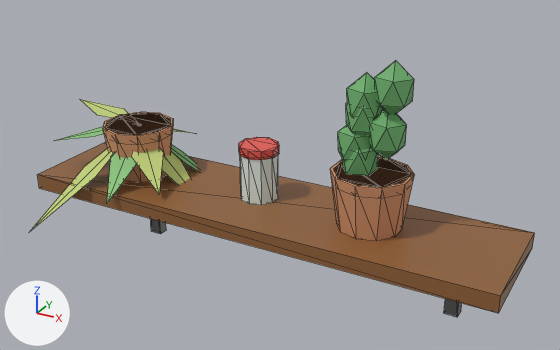
The glTF model assets/models/apartment/wall_shelf_plants.glb as it was, and as the next commit left it.
Camera for both pictures: a camera (50 mm lens) standing at (0.631, -1.207, 0.636) and looking at (0.025, -0.104, 0.084). The axes (+X, +Y, +Z) are drawn at lower left. The lights are the same throughout. The first picture is the older version. Mesh edges are drawn as thin lines. Vertices at exactly the same position are counted once.

Names of what the first picture shows: 'wall_shelf_plants'.
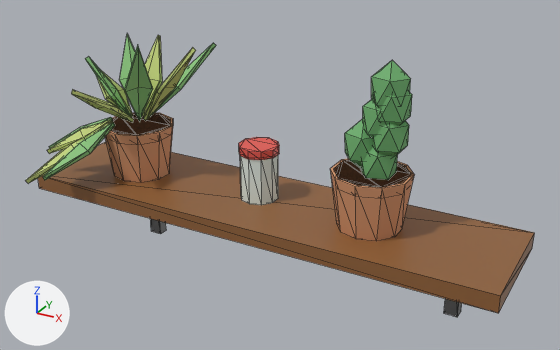
What differs and where, as boxes [x1, y1, x2, y2] in the pictures (560 x 350 px; the box of a moved part takes in the faces that stretch with it):
```json
{"object": "wall_shelf_plants", "change": "reshaped", "before": [30, 60, 534, 317], "after": [26, 34, 534, 317], "on screen": "10% taller"}
{"part": 1, "of": "me_cube_012", "change": "moved or reshaped", "before": [342, 147, 378, 176], "after": [361, 147, 398, 180]}
{"part": 2, "of": "me_cube_012", "change": "moved or reshaped", "before": [338, 124, 371, 161], "after": [345, 119, 373, 169]}
{"part": 3, "of": "me_cube_012", "change": "moved or reshaped", "before": [369, 110, 407, 160], "after": [372, 121, 409, 157]}
{"part": 4, "of": "me_cube_012", "change": "moved or reshaped", "before": [346, 102, 384, 137], "after": [363, 99, 387, 138]}
{"part": 5, "of": "me_cube_012", "change": "moved or reshaped", "before": [375, 60, 414, 115], "after": [373, 91, 412, 125]}
{"part": 6, "of": "me_cube_012", "change": "moved or reshaped", "before": [347, 72, 381, 119], "after": [371, 60, 411, 107]}
{"part": 7, "of": "me_cube_012", "change": "built on", "before": [30, 99, 198, 231], "after": [26, 34, 216, 183]}
```

Edits to the scene script, one JSON object a line:
```json
{"block": "me_cube_012", "where": "# used by ob_wall_shelf_plants; location = (0.0, -0.11, 0.015)"}
{"op": "remove", "block": "me_cube_012", "code": "me_cube_012.from_pydata(...)  # 260 vertices, 414 faces; spans x -0.502..0.45, y -0.199..0.151, z -0.175..0.306"}
{"op": "add", "block": "me_cube_012", "code": "me_cube_012.from_pydata(...)  # 352 vertices, 588 faces; spans x -0.45..0.45, y -0.185..0.11, z -0.175..0.306"}
{"block": "me_cube_012", "change": "me_cube_012 part 1: the loose piece of 12 vertices spanning x 0.146..0.209, y -0.03..0.03, z 0.09..0.181 is moved by (0.033, 0.0, 0.0)"}
{"block": "me_cube_012", "change": "me_cube_012 part 2: the loose piece of 12 vertices spanning x 0.139..0.201, y -0.03..0.03, z 0.115..0.205 is moved by (0.012, 0.0, 0.0)"}
{"block": "me_cube_012", "change": "me_cube_012 part 3: the loose piece of 12 vertices spanning x 0.191..0.254, y -0.03..0.03, z 0.14..0.23 is moved by (0.004, 0.0, 0.0)"}
{"block": "me_cube_012", "change": "me_cube_012 part 4: the loose piece of 12 vertices spanning x 0.151..0.214, y -0.03..0.03, z 0.164..0.256 is moved by (0.029, 0.0, 0.0)"}
{"block": "me_cube_012", "change": "me_cube_012 part 5: the loose piece of 12 vertices spanning x 0.198..0.26, y -0.03..0.03, z 0.215..0.306 is moved by (-0.001, 0.0, -0.025)"}
{"block": "me_cube_012", "change": "me_cube_012 part 6: the loose piece of 12 vertices spanning x 0.152..0.214, y -0.03..0.03, z 0.19..0.281 is moved by (0.041, 0.0, 0.025)"}
{"block": "me_cube_012", "change": "me_cube_012 part 7"}
{"block": "me_cube_012", "change": "28 vertices are removed from x -0.502..-0.124, y -0.199..0.151, z -0.057..0.115"}
{"block": "me_cube_012", "change": "18 faces are deleted"}
{"block": "me_cube_012", "change": "120 vertices are added at x -0.43..-0.14, y -0.185..0.11, z 0.035..0.291"}
{"block": "me_cube_012", "change": "96 new faces join them, mat_leafstripe (green #c4d37c)"}
{"block": "me_cube_012", "change": "96 new faces join them, mat_leaf2 (green #89c47c)"}
```
